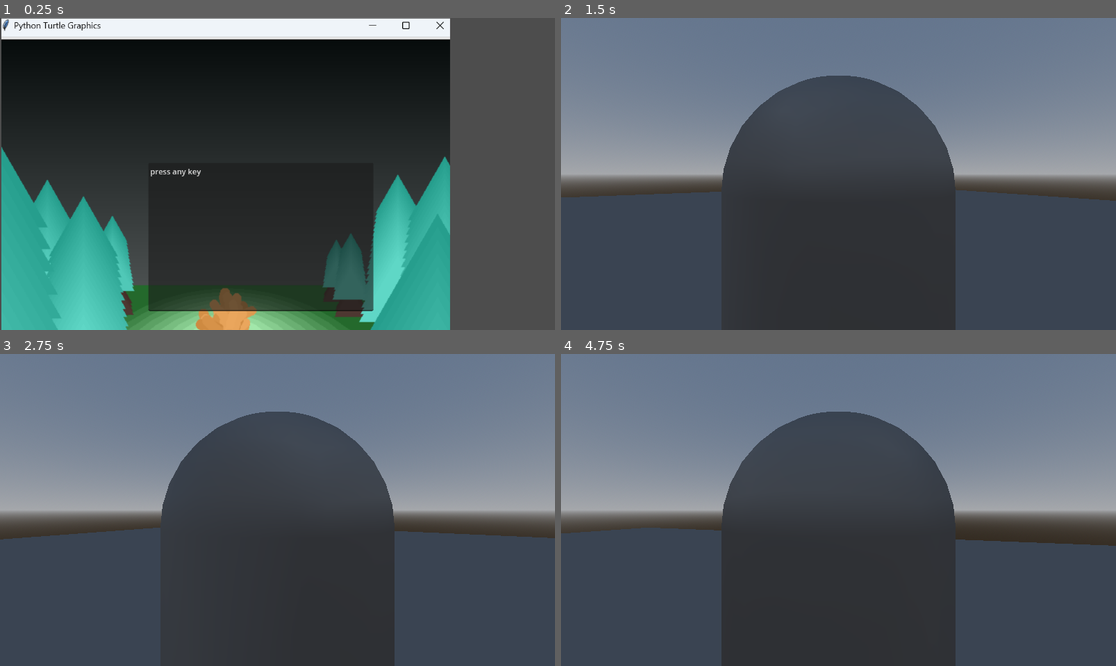
Above: before the commit, frames 1-4 (two rows, left to right).
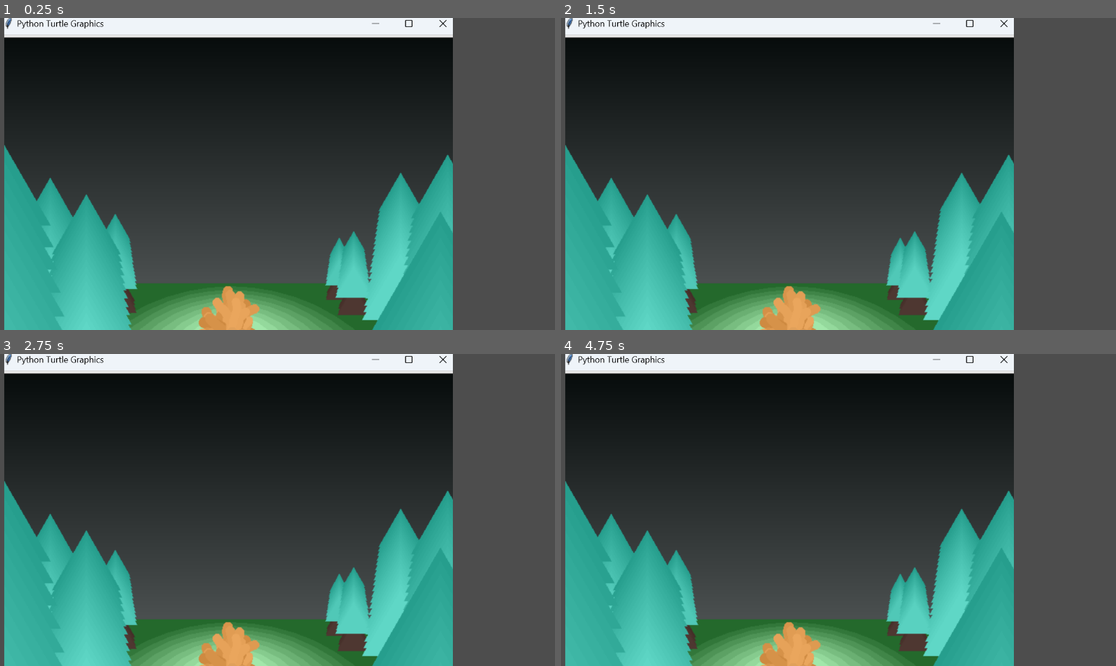
Above: after the commit, the same moments.

Repository: benjsho/MoreHackNC
Game: Godot game, scene res://Menu.tscn
Same seed, same stepped clock (60 frames per second), same inputs: the game is played once before the commit and once after it. After the commit the project has no main scene; this scene is started directly in both runs.
Inputs (mouse positions are in pixels of both pictures, inside the frame that each line leads up to):
- Up to frame 1 (0.25 s): no input
- Up to frame 2 (1.5 s): tap Enter (ui_accept) at 0.5, 0.77 s; move the mouse to (960, 158) at 0.52 s; hold Right (ui_right) 0.53-1.28 s; move the mouse to (810, 174) at 1.27 s; hold Up (ui_up) from 1.28 s (still down)
- Up to frame 3 (2.75 s): keep holding Up (ui_up); tap Enter (ui_accept) at 1.52, 2 s; move the mouse to (288, 503) at 2.02 s
- Up to frame 4 (4.75 s): keep holding Up (ui_up); move the mouse to (832, 516) at 2.77 s; tap Enter (ui_accept) at 3.02, 3.77, 4.25, 4.52 s; move the mouse to (877, 513) at 3.52 s; move the mouse to (794, 506) at 4.27 s

The runs differ from the first frame. In frame 1, 14% of the frame differs, in the area x 0-82%, y 0-100%; in frame 2, 77%; in frame 3, 76%; in frame 4, 77%, in the area x 0-100%, y 0-100%.
Error before the commit: Cannot call method 'rotate_x' on a null value. (res://player.gd:20)

Commit message:
random stuff
idk with this one

Diff:
--- a/Menu.tscn
+++ b/Menu.tscn
@@ -1,25 +1,15 @@
-[gd_scene load_steps=3 format=3 uid="uid://cobqoqf5ywrpk"]
+[gd_scene load_steps=2 format=3 uid="uid://bfhslqgusfojo"]
 
 [ext_resource type="Texture2D" uid="uid://ijwpmqccp8ej" path="res://scenes/Screenshot 2023-10-26 114859.png" id="1_pbatc"]
-[ext_resource type="Script" path="res://menu.gd" id="1_ys60j"]
 
 [node name="Node2D" type="Node2D"]
 position = Vector2(-1, -1)
-script = ExtResource("1_ys60j")
 
 [node name="CanvasGroup" type="CanvasGroup" parent="."]
 
 [node name="TextureRect" type="TextureRect" parent="."]
-offset_left = 4.0
-offset_top = 2.0
-offset_right = 935.0
-offset_bottom = 924.0
+offset_left = 10.0
+offset_top = -2.0
+offset_right = 941.0
+offset_bottom = 920.0
 texture = ExtResource("1_pbatc")
-
-[node name="TextEdit" type="TextEdit" parent="."]
-offset_left = 309.0
-offset_top = 302.0
-offset_right = 776.0
-offset_bottom = 610.0
-text = "press any key
-"
--- /dev/null
+++ b/materials/grass.tres
@@ -0,0 +1,7 @@
+[gd_resource type="ShaderMaterial" load_steps=2 format=3 uid="uid://rk76xmrvwd81"]
+
+[ext_resource type="Shader" uid="uid://dn66tp5hjywfv" path="res://materials/grassy.tres" id="1_sb4m4"]
+
+[resource]
+render_priority = 0
+shader = ExtResource("1_sb4m4")
--- /dev/null
+++ b/materials/grassy.tres
@@ -0,0 +1,28 @@
+[gd_resource type="VisualShader" load_steps=2 format=3 uid="uid://dn66tp5hjywfv"]
+
+[sub_resource type="VisualShaderNodeColorConstant" id="VisualShaderNodeColorConstant_qcbdd"]
+constant = Color(0.238813, 0.743522, 3.85046e-07, 1)
+
+[resource]
+code = "shader_type spatial;
+render_mode blend_mix, depth_draw_opaque, cull_back, diffuse_lambert, specular_schlick_ggx;
+
+
+
+
+void fragment() {
+// ColorConstant:2
+	vec4 n_out2p0 = vec4(0.238813, 0.743522, 0.000000, 1.000000);
+
+
+// Output:0
+	ALBEDO = vec3(n_out2p0.xyz);
+	ALPHA = n_out2p0.x;
+
+
+}
+"
+graph_offset = Vector2(-560.64, -7.68)
+nodes/fragment/2/node = SubResource("VisualShaderNodeColorConstant_qcbdd")
+nodes/fragment/2/position = Vector2(-325.28, 135.64)
+nodes/fragment/connections = PackedInt32Array(2, 0, 0, 0, 2, 0, 0, 1)
--- /dev/null
+++ b/materials/world.tscn
@@ -0,0 +1,25 @@
+[gd_scene load_steps=5 format=3 uid="uid://d0ltesqphdv4n"]
+
+[ext_resource type="PackedScene" uid="uid://jgutj4csilqx" path="res://scenes/player.tscn" id="1_wojd5"]
+
+[sub_resource type="ProceduralSkyMaterial" id="ProceduralSkyMaterial_2f72h"]
+
+[sub_resource type="Sky" id="Sky_17rx7"]
+sky_material = SubResource("ProceduralSkyMaterial_2f72h")
+
+[sub_resource type="Environment" id="Environment_0s4h5"]
+background_mode = 2
+sky = SubResource("Sky_17rx7")
+
+[node name="World" type="Node"]
+
+[node name="CSGBox3D" type="CSGBox3D" parent="."]
+transform = Transform3D(55.7207, 0, 0, 0, 55.7207, 0, 0, 0, 55.7207, 0.018754, -2.30962, -0.0251179)
+use_collision = true
+size = Vector3(1, 0.0814209, 1)
+
+[node name="Player" parent="." instance=ExtResource("1_wojd5")]
+transform = Transform3D(1, 0, 0, 0, 1, 0, 0, 0, 1, 0.0499067, 0.928768, 0.144825)
+
+[node name="WorldEnvironment" type="WorldEnvironment" parent="."]
+environment = SubResource("Environment_0s4h5")
--- a/project.godot
+++ b/project.godot
@@ -11,10 +11,37 @@
 [application]
 
 config/name="New Game Project"
-run/main_scene="res://Menu.tscn"
 config/features=PackedStringArray("4.3", "Forward Plus")
 config/icon="res://icon.svg"
 
 [dotnet]
 
 project/assembly_name="New Game Project"
+
+[input]
+
+forward={
+"deadzone": 0.5,
+"events": [Object(InputEventKey,"resource_local_to_scene":false,"resource_name":"","device":-1,"window_id":0,"alt_pressed":false,"shift_pressed":false,"ctrl_pressed":false,"meta_pressed":false,"pressed":false,"keycode":0,"physical_keycode":87,"key_label":0,"unicode":119,"location":0,"echo":false,"script":null)
+]
+}
+backward={
+"deadzone": 0.5,
+"events": [Object(InputEventKey,"resource_local_to_scene":false,"resource_name":"","device":-1,"window_id":0,"alt_pressed":false,"shift_pressed":false,"ctrl_pressed":false,"meta_pressed":false,"pressed":false,"keycode":0,"physical_keycode":83,"key_label":0,"unicode":115,"location":0,"echo":false,"script":null)
+]
+}
+left={
+"deadzone": 0.5,
+"events": [Object(InputEventKey,"resource_local_to_scene":false,"resource_name":"","device":-1,"window_id":0,"alt_pressed":false,"shift_pressed":false,"ctrl_pressed":false,"meta_pressed":false,"pressed":false,"keycode":0,"physical_keycode":65,"key_label":0,"unicode":97,"location":0,"echo":false,"script":null)
+]
+}
+right={
+"deadzone": 0.5,
+"events": [Object(InputEventKey,"resource_local_to_scene":false,"resource_name":"","device":-1,"window_id":0,"alt_pressed":false,"shift_pressed":false,"ctrl_pressed":false,"meta_pressed":false,"pressed":false,"keycode":0,"physical_keycode":68,"key_label":0,"unicode":100,"location":0,"echo":false,"script":null)
+]
+}
+Escape={
+"deadzone": 0.5,
+"events": [Object(InputEventKey,"resource_local_to_scene":false,"resource_name":"","device":-1,"window_id":0,"alt_pressed":false,"shift_pressed":false,"ctrl_pressed":false,"meta_pressed":false,"pressed":false,"keycode":0,"physical_keycode":4194305,"key_label":0,"unicode":0,"location":0,"echo":false,"script":null)
+]
+}
--- a/scenes/player.tscn
+++ b/scenes/player.tscn
@@ -15,7 +15,10 @@
 [node name="MeshInstance3D" type="MeshInstance3D" parent="."]
 mesh = SubResource("CapsuleMesh_w0k4t")
 
-[node name="SpringArm3D" type="SpringArm3D" parent="."]
+[node name="Pivot" type="Node3D" parent="."]
+
+[node name="SpringArm3D" type="SpringArm3D" parent="Pivot"]
 transform = Transform3D(1, 0, 0, 0, 1, 0, 0, 0, 1, 0, 0.569497, 0)
+spring_length = 5.0
 
-[node name="Camera3D" type="Camera3D" parent="SpringArm3D"]
+[node name="Camera3D" type="Camera3D" parent="Pivot/SpringArm3D"]
Not shown: 1 places in scenes/player.tscn that only renumber resources
